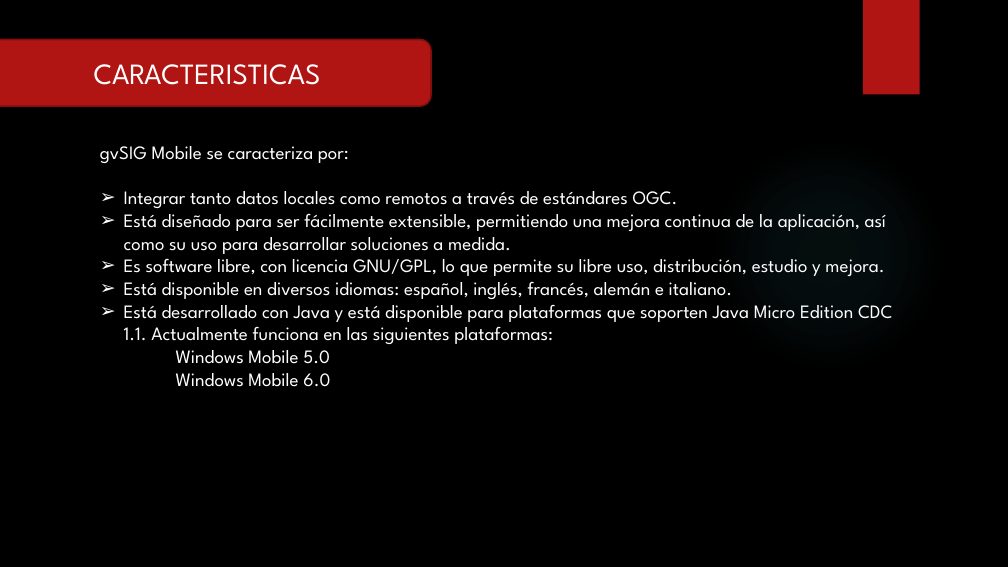
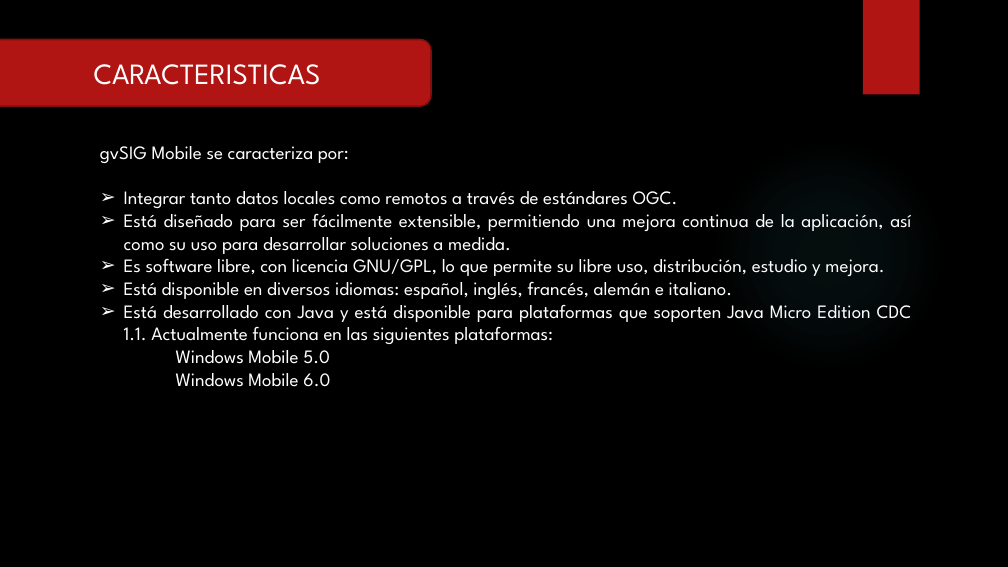
Before and after one commit to RFray/gvSIG, a slide deck: slide 21 of Expo-gvSIG.pptx. Drawn at 1008x567 pixels with LibreOffice and Linux fonts; fonts in the diff are those of the drawing; background and template pictures are left out. Boxes give left, top, right and bottom in pixels: in the first picture for what was removed or moved away, otherwise in the second. Text is boxed around its words. In the diff, an @@ line names an element or a change of style, - is before the commit and + after.

```diff
--- a/Expo-gvSIG.pptx
+++ b/Expo-gvSIG.pptx
@@ text "gvSIG Mobile se caracteriza por:" at (100, 146, 912, 387): alignment left to justified @@
```
Also in this commit, not shown: 2 slides added, 1 other file.
